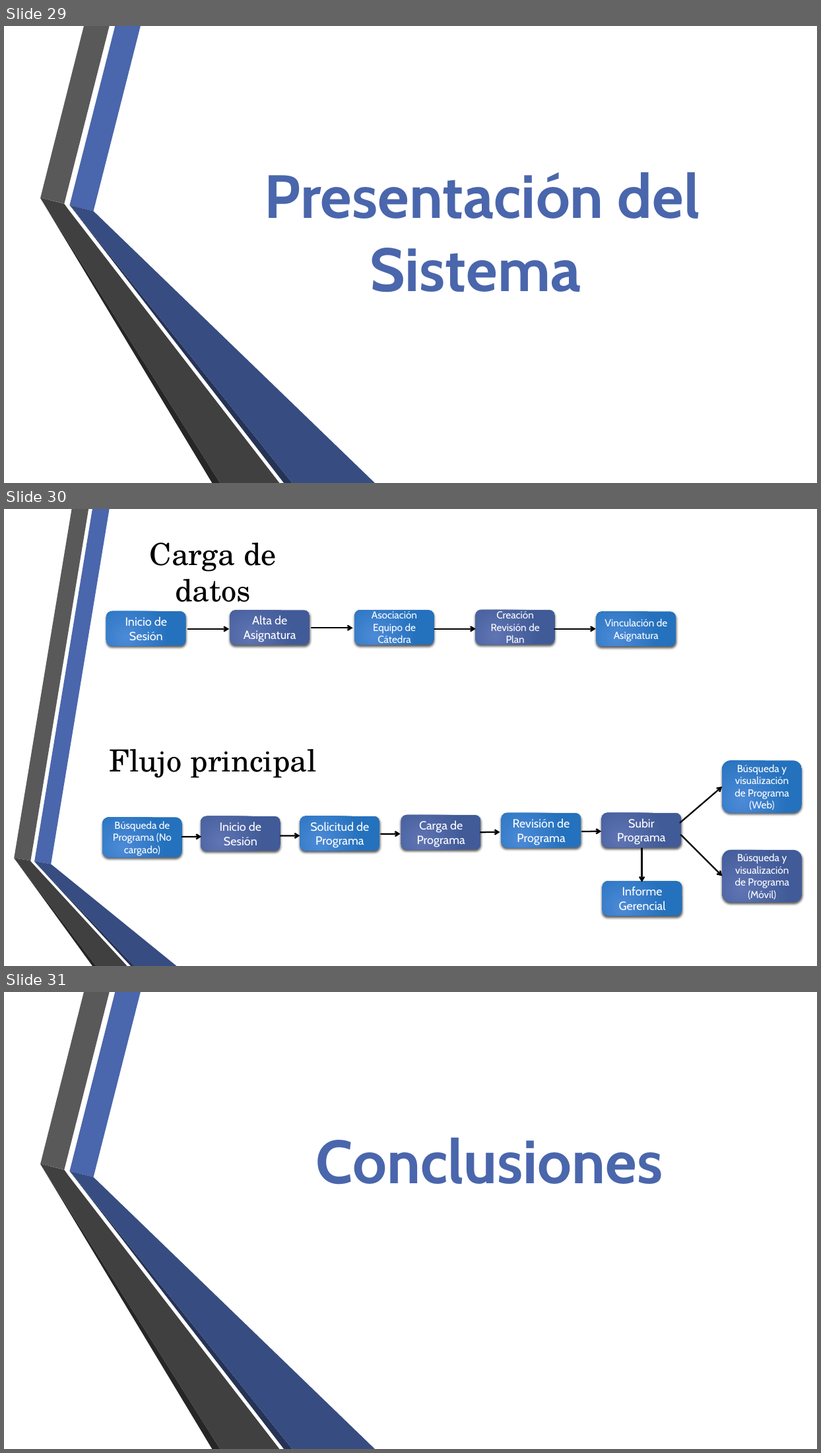
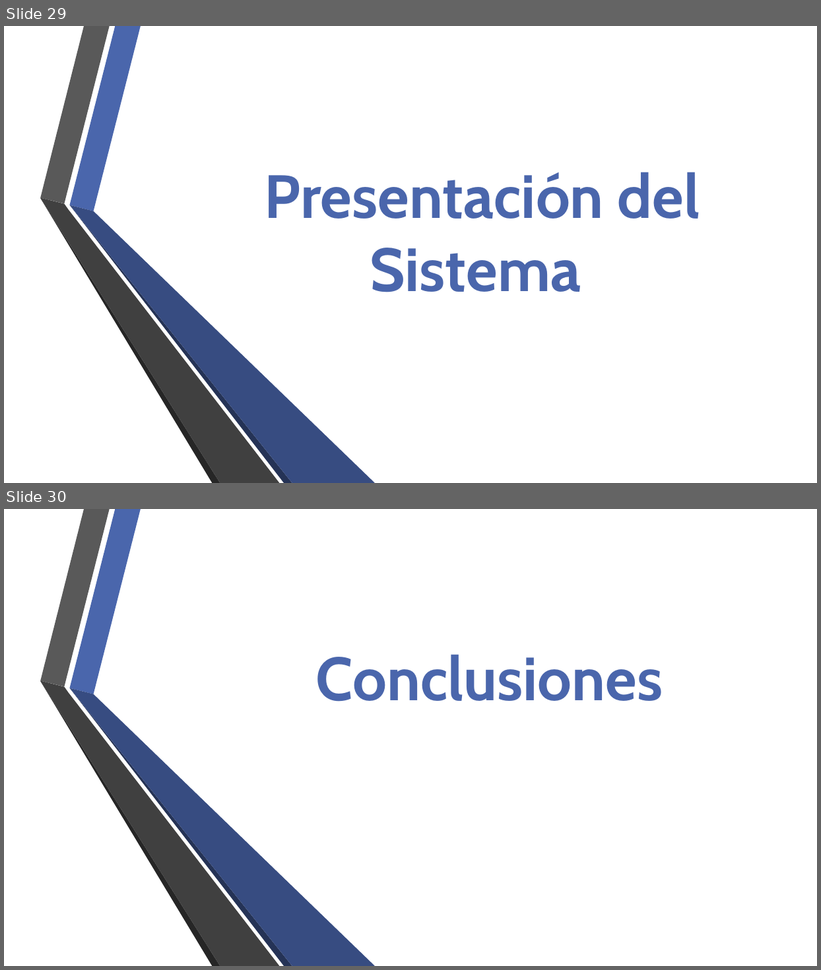
Before and after one commit to fge23/Sistema-VASPA, a slide deck: Presentaciones/Presentación VASPA - Diciembre 2020 - Examen Final/Presentación VASPA - Diciembre 2020 - Examen Final.pptx. Shown one above the other, each under a label of ours: slides 29, 30 and 31 before the commit, slides 29 and 30 after it. The pictures are 821x1453 and 821x970 pixels, drawn with LibreOffice and Linux fonts; fonts in the diff are those of the drawing; background and template pictures are left out. Boxes give left, top, right and bottom in pixels: in the first picture for what was removed or moved away, otherwise in the second. Text is boxed around its words. In the diff, an @@ line names an element or a change of style, - is before the commit and + after.

```diff
--- a/Presentaciones/Presentación VASPA - Diciembre 2020 - Examen Final/Presentación VASPA - Diciembre 2020 - Examen Final.pptx
+++ b/Presentaciones/Presentación VASPA - Diciembre 2020 - Examen Final/Presentación VASPA - Diciembre 2020 - Examen Final.pptx
@@ slide 30 removed at [4, 509, 817, 966], background picture (left out) @@
@@ text removed at [150, 543, 277, 611] @@
-Carga de datos
@@ rounded rectangle removed at [106, 611, 186, 646] @@
-Inicio de Sesión
@@ rounded rectangle removed at [230, 610, 310, 645] @@
-Alta de Asignatura
@@ rounded rectangle removed at [354, 610, 435, 645] @@
-Asociación Equipo de Cátedra
@@ rounded rectangle removed at [475, 609, 556, 644] @@
-Creación Revisión de Plan
@@ rounded rectangle removed at [596, 611, 677, 646] @@
-Vinculación de Asignatura
@@ arrow removed from (188, 629) to (229, 629) @@
@@ arrow removed from (312, 628) to (353, 628) @@
@@ arrow removed from (435, 629) to (476, 629) @@
@@ arrow removed from (555, 629) to (596, 629) @@
@@ title removed at [109, 749, 318, 778] @@
-Flujo principal
@@ rounded rectangle removed at [723, 761, 803, 813] @@
-Búsqueda y visualización de Programa (Web)
@@ arrow removed from (680, 823) to (723, 787) @@
@@ rounded rectangle removed at [102, 818, 182, 858] @@
-Búsqueda de Programa (No cargado)
@@ rounded rectangle removed at [201, 817, 281, 851] @@
-Inicio de Sesión
@@ rounded rectangle removed at [300, 817, 380, 851] @@
-Solicitud de Programa
@@ rounded rectangle removed at [401, 815, 481, 850] @@
-Carga de Programa
@@ rounded rectangle removed at [502, 813, 582, 848] @@
-Revisión de Programa
@@ rounded rectangle removed at [602, 813, 682, 848] @@
-Subir Programa
@@ arrow removed from (182, 837) to (201, 837) @@
@@ arrow removed from (281, 836) to (300, 836) @@
@@ arrow removed from (381, 834) to (401, 834) @@
@@ arrow removed from (481, 833) to (500, 832) @@
@@ arrow removed from (582, 832) to (602, 832) @@
@@ arrow removed from (681, 835) to (723, 876) @@
@@ group removed at [14, 509, 177, 966]: 6 freeform shapes @@
@@ arrow removed from (642, 849) to (642, 883) @@
@@ rounded rectangle removed at [723, 850, 803, 902] @@
-Búsqueda y visualización de Programa (Móvil)
@@ rounded rectangle removed at [603, 882, 682, 916] @@
-Informe Gerencial
@@ what was slide 31 is now slide 30 @@
```
Also in this commit, not shown: 1 slide changed.
